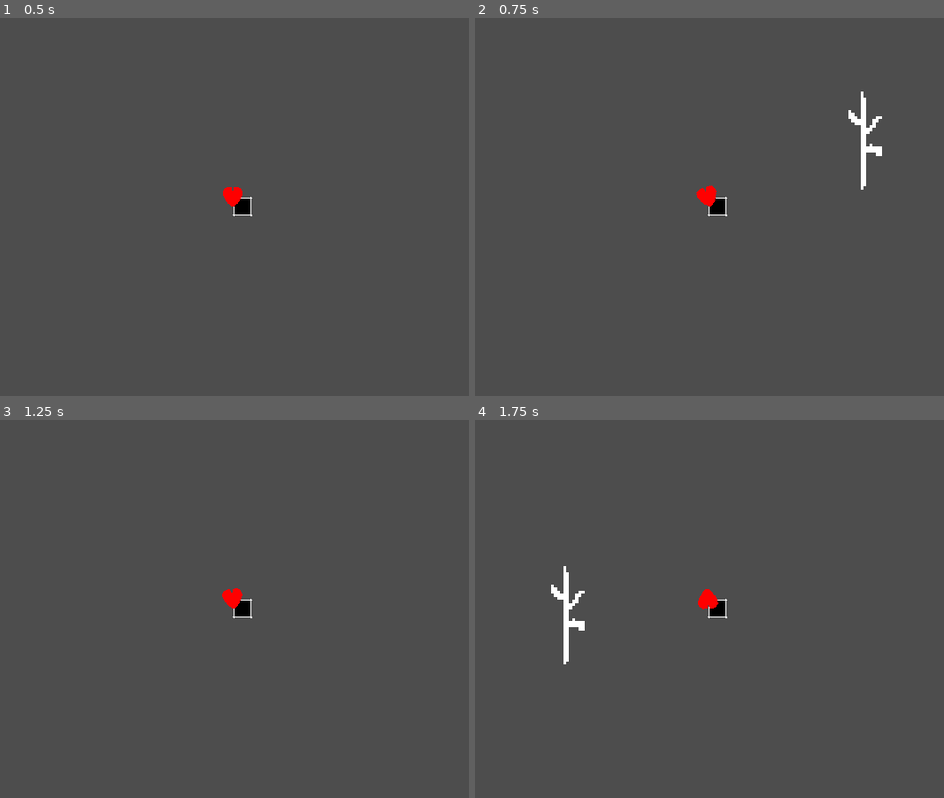
Above: before the commit, frames 1-4 (two rows, left to right).
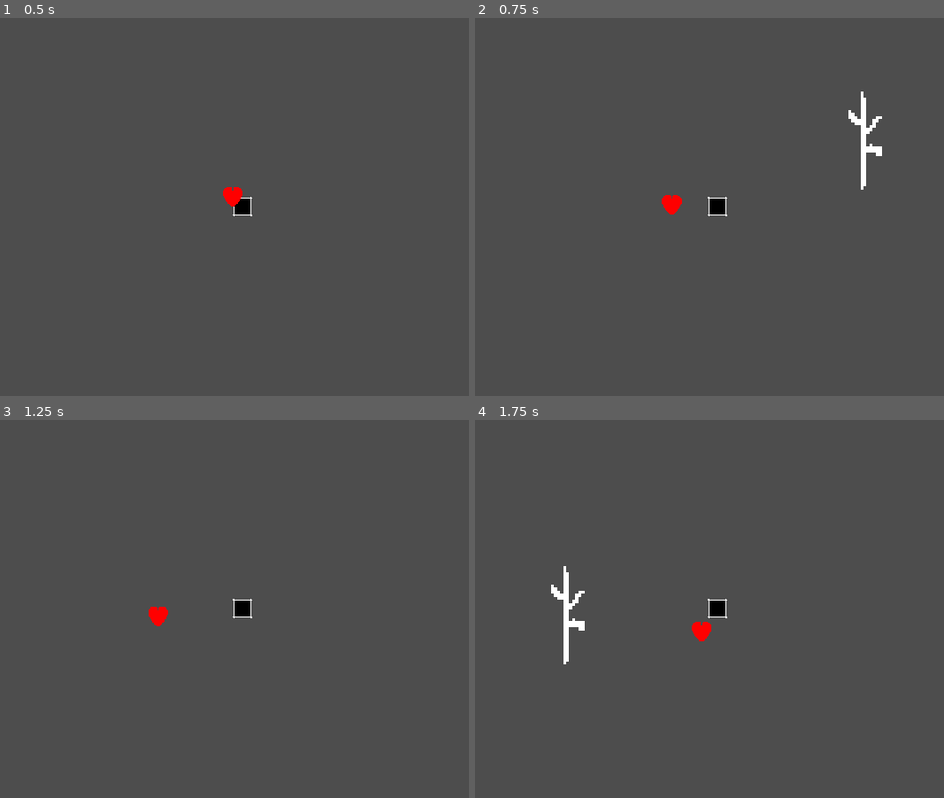
Above: after the commit, the same moments.

Repository: meliyn/be-fighted
Game: Godot game, scene res://src/game.tscn
Two runs of this game, one before a commit and one after it. Both use one fixed random seed, a clock stepped at 60 frames per second and the inputs below.
Inputs (mouse positions are in pixels of both pictures, inside the frame that each line leads up to):
- Up to frame 1 (0.5 s): no input
- Up to frame 2 (0.75 s): tap Enter at 0.5 s; move the mouse to (864, 176) at 0.52 s; press the mouse at (864, 176) at 0.53 s
- Up to frame 3 (1.25 s): no input
- Up to frame 4 (1.75 s): tap Space at 1.25 s; move the mouse to (564, 620) at 1.27 s; release the mouse at (564, 620) at 1.28 s; click (564, 620) at 1.35 s

Frame 1 is identical in both runs. In frame 2, 0.3% of the frame differs, in the area x 39-52%, y 44-52%; in frame 3, 0.3%; in frame 4, 0.3%.

Commit message:
The thing now move away

Diff:
--- a/src/soul/soul.gd
+++ b/src/soul/soul.gd
@@ -17,8 +17,10 @@
 func _physics_process(_delta):
 	var closest: Node2D = _get_closest_attack()
 	if closest != null:
-		var original_rotation = rotation
-		look_at(closest.position)
+		var direction = (position - closest.position).normalized()
+		velocity = direction * SPEED
+	else:
+		velocity = Vector2.ZERO
 	# velocity.x = SPEED
 
 	move_and_slide()
